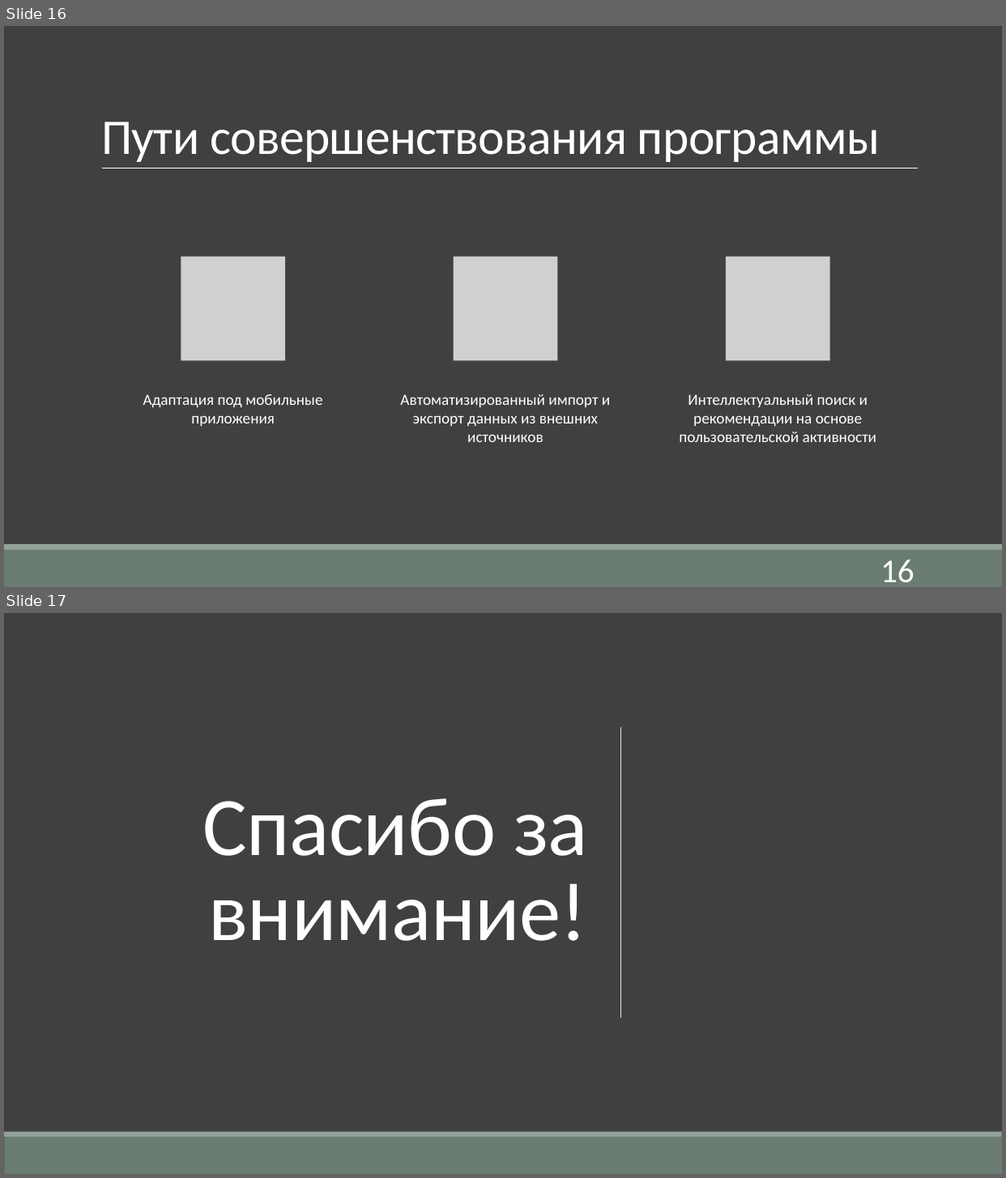
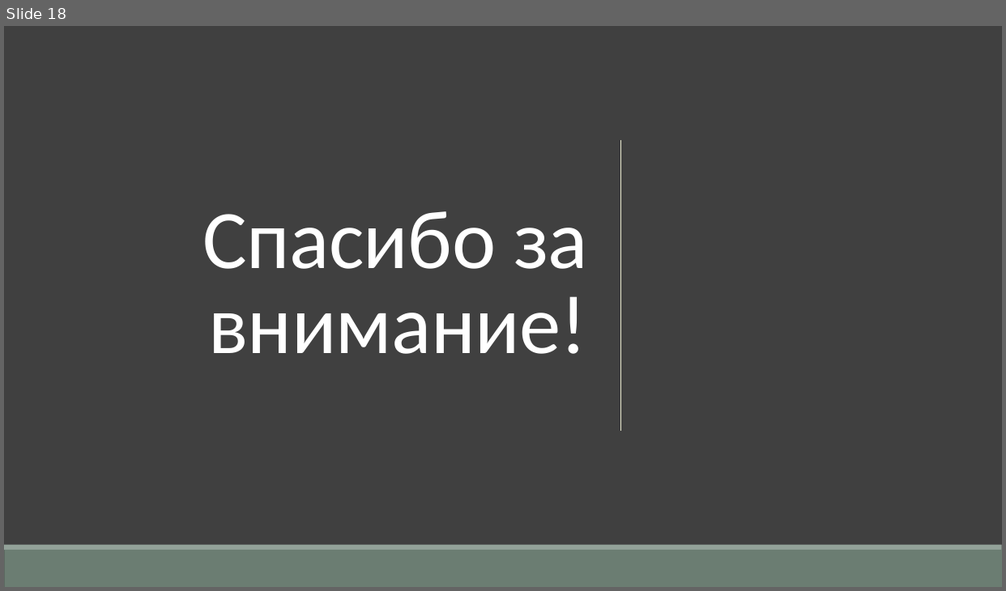
Before and after one commit to AknasMacefg/ITiABD, a slide deck: Курс 3/DevOps/ИД23-1_МасловАН_Отчёт по проекту.pptx. Shown one above the other, each under a label of ours: slides 16 and 17 before the commit, slide 18 after it. The pictures are 1006x1178 and 1006x591 pixels, drawn with LibreOffice and Linux fonts; fonts in the diff are those of the drawing; grey boxes stand for pictures. Boxes give left, top, right and bottom in pixels: in the first picture for what was removed or moved away, otherwise in the second. Text is boxed around its words. In the diff, an @@ line names an element or a change of style, - is before the commit and + after.

```diff
--- a/Курс 3/DevOps/ИД23-1_МасловАН_Отчёт по проекту.pptx
+++ b/Курс 3/DevOps/ИД23-1_МасловАН_Отчёт по проекту.pptx
@@ slide 16 removed at (4, 26, 1002, 587), background #404040 @@
@@ title removed at (101, 122, 880, 162) @@
-Пути совершенствования программы
@@ line removed from (102, 169) to (918, 169) @@
@@ group removed at (143, 257, 877, 442): 3 pictures, 3 texts @@
-Адаптация под мобильные приложения
-Автоматизированный импорт и экспорт данных из внешних источников
-Интеллектуальный поиск и рекомендации на основе пользовательской активности
@@ rectangle removed at (4, 550, 1002, 587) @@
@@ rectangle removed at (4, 544, 1002, 550) @@
@@ page number removed at (880, 560, 914, 582) @@
-16
@@ what was slide 17 is now slide 18 @@
```
Also in this commit, not shown: 4 slides changed, 13 slides added, 11 other slides removed, 4 other files.
